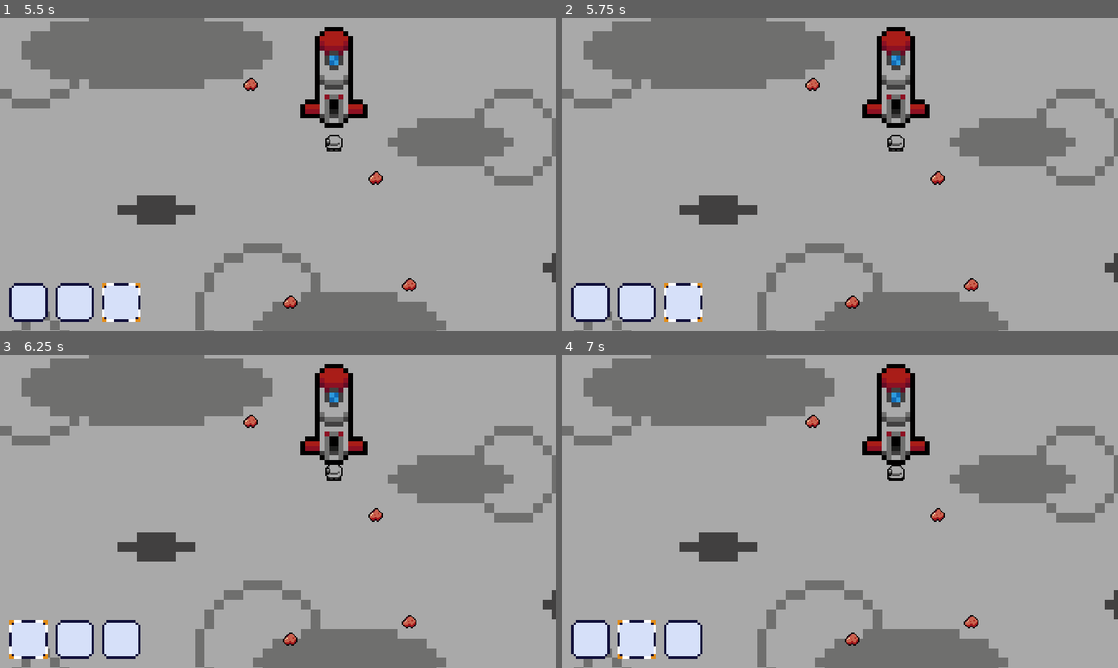
Above: before the commit, frames 1-4 (two rows, left to right).
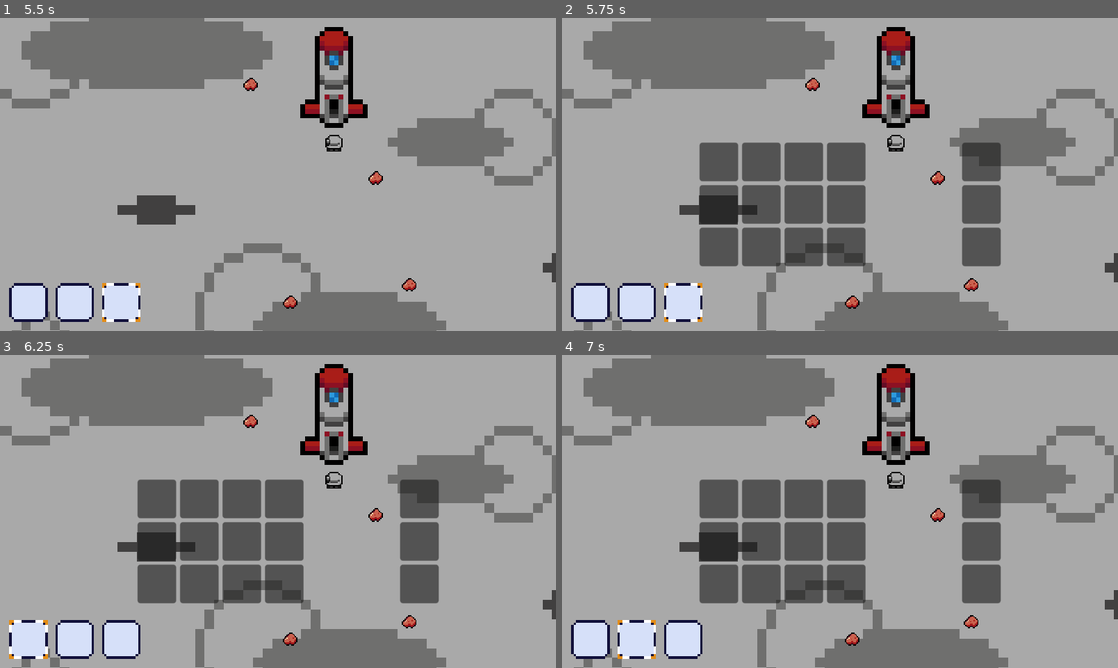
Above: after the commit, the same moments.

Repository: nntnta/Planetary-Rendezvous
Game: Godot game, scene res://main_scene/planet_select.tscn
The game is run twice, just before and just after one commit, with the same random seed, the same clock (stepped at 60 frames per second) and the same inputs.
Inputs (mouse positions are in pixels of both pictures, inside the frame that each line leads up to):
- Up to frame 1 (5.5 s): click (50, 177) at 0.5 s; move the mouse to (400, 158) at 1.27 s; hold 1 (1) 1.28-2.03 s; tap 2 (2) at 1.55, 2.1 s; tap Enter at 2, 3.5, 5 s; move the mouse to (166, 190) at 2.02 s; tap 3 (3) at 2.3 s; tap Space at 2.75, 4.25 s; move the mouse to (333, 105) at 2.77 s; hold 3 (3) 2.78-3.53 s; tap A (a) at 3.05, 3.6 s; move the mouse to (250, 237) at 3.52 s; tap D (d) at 3.8, 4.35 s; move the mouse to (444, 221) at 4.27 s; tap S (s) at 4.55, 5.1 s; tap Escape (esc) at 4.9 s; move the mouse to (111, 127) at 5.02 s; tap W (w) at 5.3 s
- Up to frame 2 (5.75 s): tap Tab (inventory, bound only after the commit) at 5.65 s
- Up to frame 3 (6.25 s): move the mouse to (305, 511) at 5.77 s; hold 1 (1) from 5.78 s (still down); tap W (w) at 5.85 s
- Up to frame 4 (7 s): move the mouse to (756, 433) at 6.52 s; release 1 (1) at 6.53 s; tap 1 (1) at 6.6 s; tap 2 (2) at 6.8 s

Frame 1 is identical in both runs. In frame 2, 12% of the frame differs, in the area x 24-79%, y 39-80%; in frame 3, 12%, in the area x 24-79%, y 35-80%; in frame 4, 12%.

Commit message:
inventory

Diff:
--- a/loots/minerals.gd
+++ b/loots/minerals.gd
@@ -1,20 +1,24 @@
 extends Area2D
 var mineral_hp = 3
-
+var ID = '0'
 # Called when the node enters the scene tree for the first time.
 func _ready():
 	$drops.monitoring = false
 
 	if get_parent().editor_description == 'mercury':
+		ID = '3'
 		$mineral.region_rect = Rect2(160,0,160,160)
 
 	if get_parent().editor_description == 'venus':
+		ID = '2'
 		$mineral.region_rect = Rect2(480,0,160,160)
 
 	if get_parent().editor_description == 'earth':
+		ID = '0'
 		$mineral.region_rect = Rect2(0,0,160,160)
 
 	if get_parent().editor_description == 'mars':
+		ID = '1'
 		$mineral.region_rect = Rect2(320,0,160,160)
 
 # Called every frame. 'delta' is the elapsed time since the previous frame.
@@ -44,4 +48,5 @@
 
 func _on_drops_area_entered(area):
 	if area.is_in_group('player'):
+		get_parent().find_child("inv_grid").add_item(ID)
 		queue_free()
--- /dev/null
+++ b/player/inventory/UI.gd
@@ -0,0 +1,10 @@
+extends Control
+
+
+func _input(event):
+	if event.is_action_pressed("inventory"):
+		visible = !visible
+		if visible:
+			Engine.time_scale = 0
+		if !visible:
+			Engine.time_scale = 1
--- a/player/inventory/inv_grid.gd
+++ b/player/inventory/inv_grid.gd
@@ -1,23 +1,26 @@
 extends GridContainer
 
-
-func _ready():
-	add_item("2")
-	add_item("2")
-	add_item("3")
-	add_item("1")
 
 func add_item(ID = "0"):
 	var item_texture = load("res://pics/minerals/" + ItemData.get_texture(ID))
 	var item_slot_type = ItemData.get_slot_type(ID)
 	var item_ATK = ItemData.get_ATK(ID)
+	var item_ID = ID
+	var item_quantity = 1
 	var item_data = {"TEXTURE": item_texture,
 					"ATK": item_ATK,
-					"SLOT_TYPE": item_slot_type}
+					"SLOT_TYPE": item_slot_type,
+					"ID": item_ID,
+					"quantity": item_quantity}
 
 	var index = 0
 	for i in get_children():
-		if i.filled == false:
+		item_quantity = i.get_quantity()
+		if i.filled == true && item_ID == i.get_ID() :
+			index = i.get_index()
+			item_data["quantity"] = item_quantity+1
+			break
+		elif i.filled == false:
 			index = i.get_index()
 			break
 	get_child(index).set_property(item_data)
--- a/player/inventory/inventory.tscn
+++ b/player/inventory/inventory.tscn
@@ -1,18 +1,23 @@
-[gd_scene load_steps=5 format=3 uid="uid://ctbslfewtlkwv"]
+[gd_scene load_steps=6 format=3 uid="uid://ctbslfewtlkwv"]
 
 [ext_resource type="Script" path="res://player/inventory/inv_grid.gd" id="1_cn8rl"]
 [ext_resource type="PackedScene" uid="uid://dg8ka074mhrlc" path="res://player/inventory/slot.tscn" id="1_eos7a"]
+[ext_resource type="Script" path="res://player/inventory/UI.gd" id="1_ni7ij"]
 [ext_resource type="Script" path="res://player/inventory/character.gd" id="2_a8fxl"]
 [ext_resource type="PackedScene" uid="uid://b074yf6ad0w1i" path="res://player/inventory/passive_slot.tscn" id="2_v658d"]
 
 [node name="inventory" type="Node2D"]
-position = Vector2(213, 126)
+z_index = 8
+position = Vector2(189, 258)
+scale = Vector2(2, 2)
 
 [node name="UI" type="Control" parent="."]
+visible = false
 layout_mode = 3
 anchors_preset = 0
 offset_right = 40.0
 offset_bottom = 40.0
+script = ExtResource("1_ni7ij")
 
 [node name="inv_grid" type="GridContainer" parent="UI"]
 layout_mode = 1
--- a/player/inventory/slot.gd
+++ b/player/inventory/slot.gd
@@ -33,6 +33,15 @@
 func get_ATK():
 	return texture_rect.ATK
 
+func get_ID():
+	return texture_rect.ID
+
+func get_quantity():
+	return texture_rect.quantity
+
+func set_quantity(data):
+	texture_rect.quantity += data
+
 func set_property(data):
 	texture_rect.property = data
 	if data["TEXTURE"] == null:
--- a/player/inventory/slotStat.gd
+++ b/player/inventory/slotStat.gd
@@ -1,20 +1,26 @@
 extends TextureRect
 
 @export var slot_type: int = 0
-
-@export var ATK = 0:
+@export var ID = '0'
+@export var ATK = 0
+@export var quantity: int = 0:
 	set(value):
-		ATK = value
-		%debug.text = str(ATK)
+		quantity = value
+		if quantity > 1:
+			%debug.text = str(quantity)
 
 		if get_parent() is PassiveSlot:
 			get_parent().get_parent().calculate()
 
 @onready var property: Dictionary = {"TEXTURE": texture,
 									"ATK": ATK,
-									"SLOT_TYPE": slot_type}:
+									"SLOT_TYPE": slot_type,
+									"ID": ID,
+									"quantity" : quantity}:
 	set(value):
 		property = value
 		texture = property["TEXTURE"]
 		ATK = property["ATK"]
 		slot_type = property["SLOT_TYPE"]
+		ID = property["ID"]
+		quantity = property["quantity"]
--- a/player/player_interface.tscn
+++ b/player/player_interface.tscn
@@ -1,9 +1,10 @@
-[gd_scene load_steps=5 format=3 uid="uid://bob5f2sxvlmc0"]
+[gd_scene load_steps=6 format=3 uid="uid://bob5f2sxvlmc0"]
 
 [ext_resource type="Script" path="res://player/player_interface.gd" id="1_ww167"]
 [ext_resource type="Texture2D" uid="uid://cn18pn1jyyfqc" path="res://pics/tools/sheetPickaxe.png" id="2_loui6"]
 [ext_resource type="Texture2D" uid="uid://dealv2xmpn5r6" path="res://pics/tools/inventory_bg.png" id="3_e6y34"]
 [ext_resource type="Texture2D" uid="uid://dwpikjkuu4pdd" path="res://pics/tools/inventory_unselected.png" id="4_fbvl1"]
+[ext_resource type="PackedScene" uid="uid://ctbslfewtlkwv" path="res://player/inventory/inventory.tscn" id="5_kysye"]
 
 [node name="player_interface" type="Node2D"]
 z_index = 3
@@ -80,3 +81,5 @@
 position = Vector2(59, 589)
 scale = Vector2(0.5, 0.5)
 texture = ExtResource("4_fbvl1")
+
+[node name="inventory" parent="." instance=ExtResource("5_kysye")]
--- a/project.godot
+++ b/project.godot
@@ -77,6 +77,12 @@
 "events": [Object(InputEventMouseButton,"resource_local_to_scene":false,"resource_name":"","device":-1,"window_id":0,"a …(258 unchanged characters)…
 ]
 }
+inventory={
+"deadzone": 0.5,
+"events": [Object(InputEventKey,"resource_local_to_scene":false,"resource_name":"","device":-1,"window_id":0,"alt_pressed":false,"shift_pressed":false,"ctrl_pressed":false,"meta_pressed":false,"pressed":false,"keycode":0,"physical_keycode":4194306,"key_label":0,"unicode":0,"echo":false,"script":null)
+, Object(InputEventKey,"resource_local_to_scene":false,"resource_name":"","device":-1,"window_id":0,"alt_pressed":false,"shift_pressed":false,"ctrl_pressed":false,"meta_pressed":false,"pressed":false,"keycode":0,"physical_keycode":69,"key_label":0,"unicode":101,"echo":false,"script":null)
+]
+}
 
 [rendering]
 
